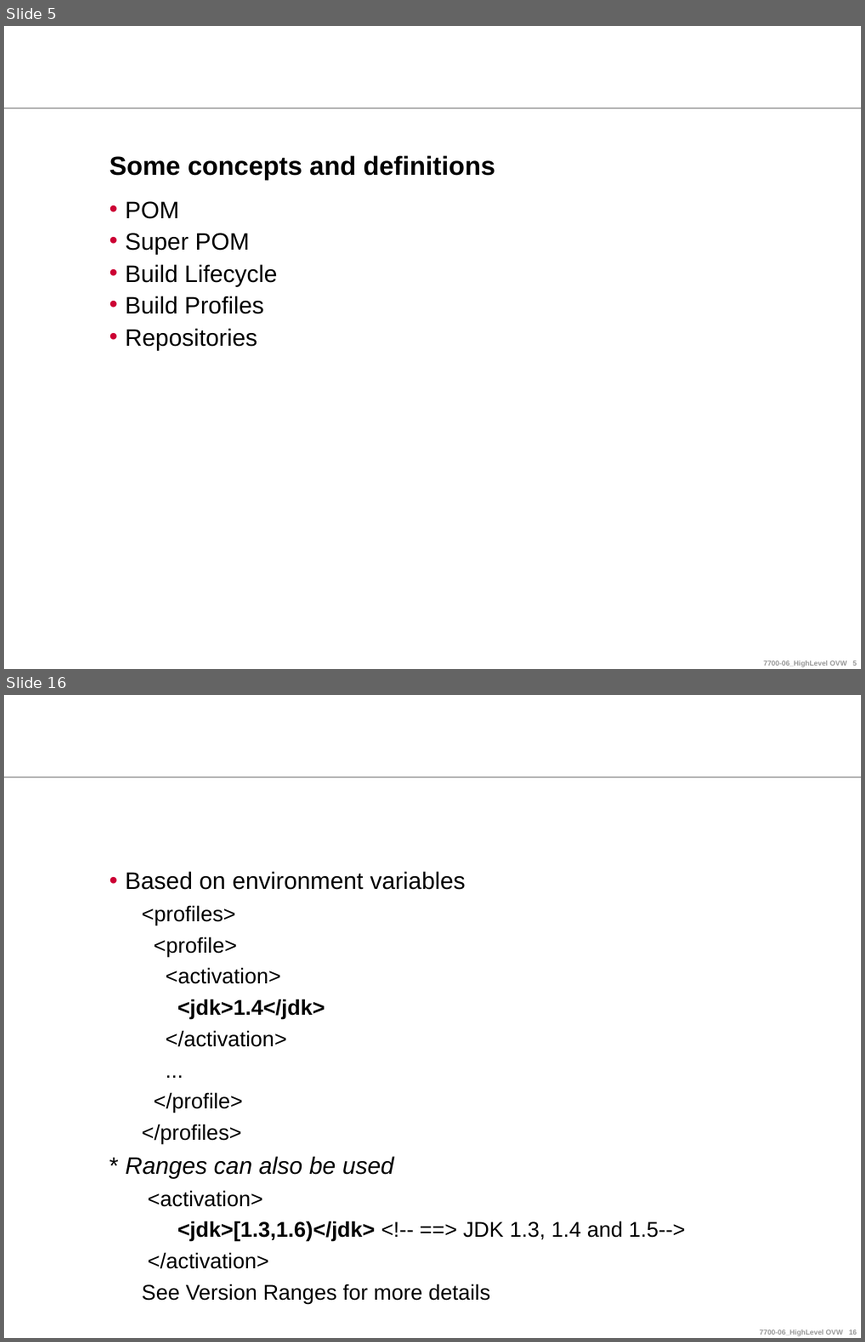
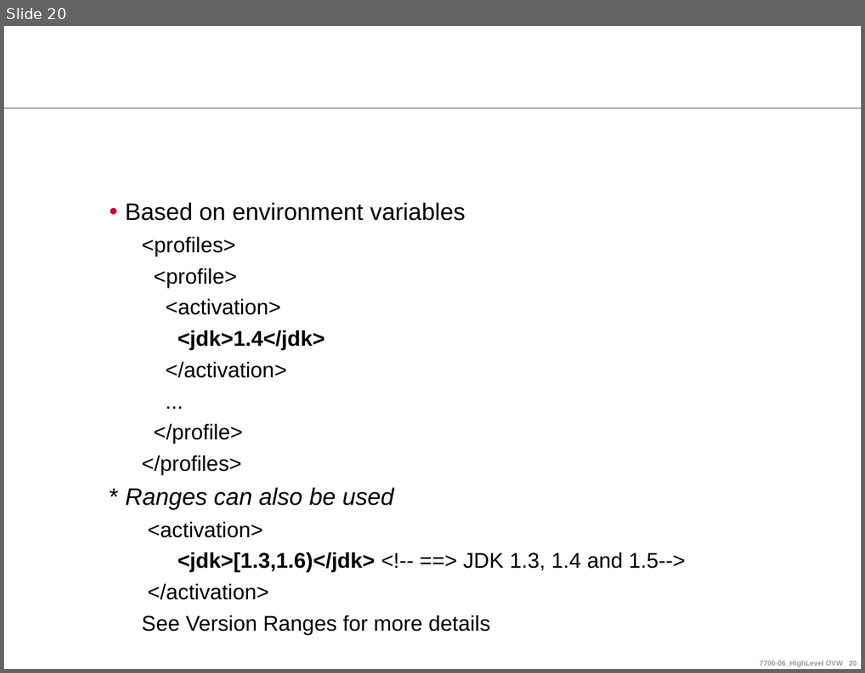
Before and after one commit to ndlongit/longnd-data, a slide deck: Document/Tutorial/[Presentation] Maven.ppt. Shown one above the other, each under a label of ours: slides 5 and 16 before the commit, slide 20 after it; the slides between them are not shown. The pictures are 865x1342 and 865x673 pixels, drawn with LibreOffice and Linux fonts; fonts in the diff are those of the drawing; background and template pictures are left out. Boxes give left, top, right and bottom in pixels: in the first picture for what was removed or moved away, otherwise in the second. Text is boxed around its words. In the diff, an @@ line names an element or a change of style, - is before the commit and + after.

```diff
--- a/Document/Tutorial/[Presentation] Maven.ppt
+++ b/Document/Tutorial/[Presentation] Maven.ppt
@@ slide 5 removed at (x1=4, y1=26, x2=861, y2=669), background #FFFFFF; not listed: 2 template elements that a slide beside it also shows @@
@@ title removed at (x1=109, y1=155, x2=495, y2=180) @@
-Some concepts and definitions
@@ text removed at (x1=125, y1=201, x2=277, y2=350) @@
-• POM
-• Super POM
-• Build Lifecycle
-• Build Profiles
-• Repositories
@@ what was slide 16 is now slide 20 @@
```
Also in this commit, not shown: 12 slides changed, 11 slides added, 6 other slides removed, 1 other file.
